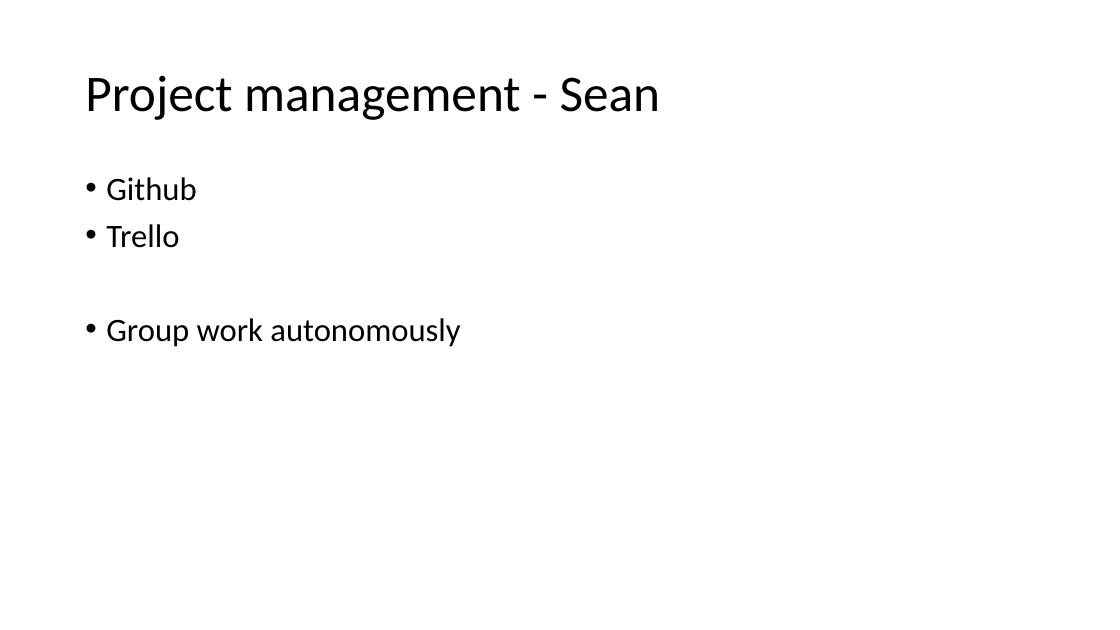
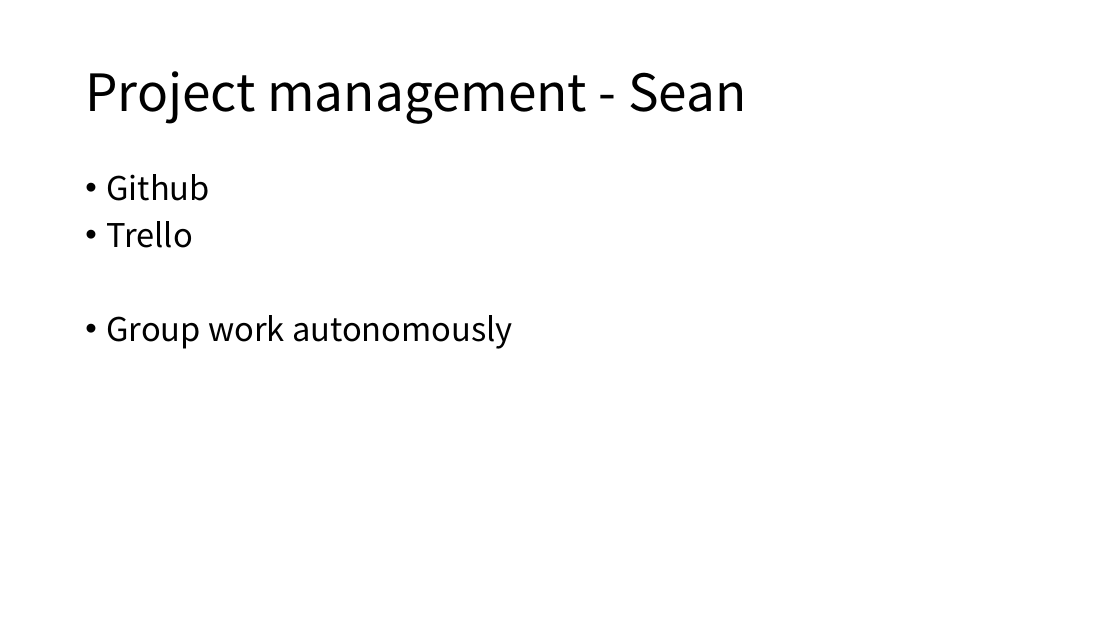
Before and after one commit to BrissyKim/group14, a slide deck: slide 7 of Capstone Management.pptx. Drawn at 1120x630 pixels with LibreOffice and Linux fonts; fonts in the diff are those of the drawing. Boxes give left, top, right and bottom in pixels: in the first picture for what was removed or moved away, otherwise in the second. Text is boxed around its words. In the diff, an @@ line names an element or a change of style, - is before the commit and + after.

```diff
--- a/Capstone Management.pptx
+++ b/Capstone Management.pptx
@@ title "Project management - Sean" at (85, 71, 746, 124): font Calibri to Noto Sans CJK KR @@
@@ text "Github" at (106, 174, 513, 349): font Calibri to Noto Sans CJK KR @@
```
Also in this commit, not shown: 7 other slides changed, 5 slides added, 1 slide removed.
